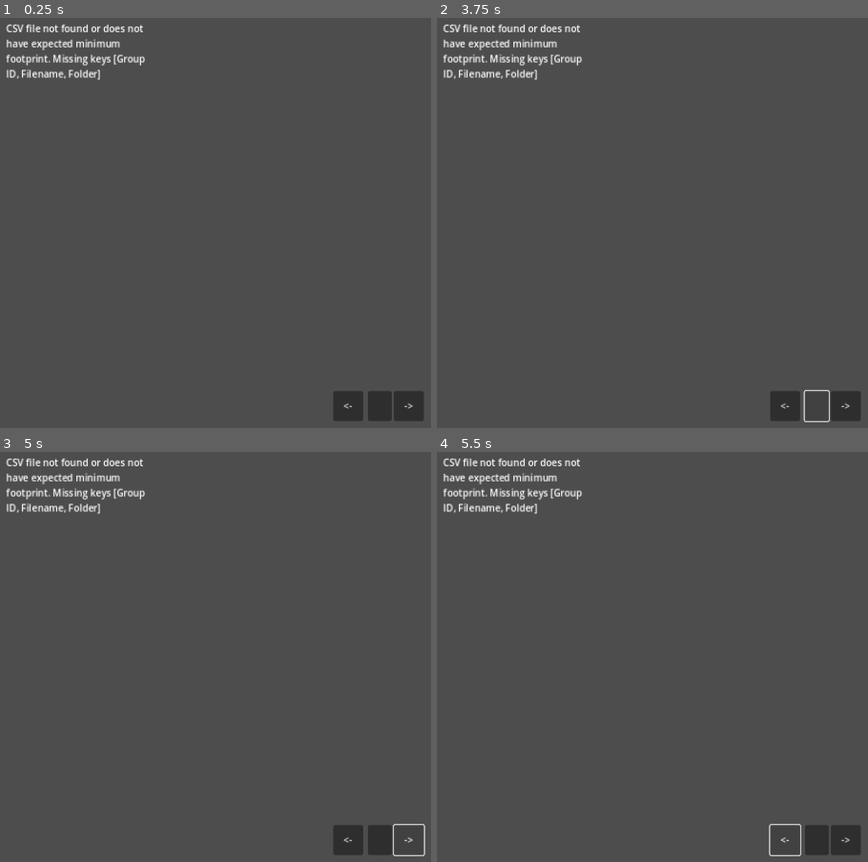
Above: before the commit, frames 1-4 (two rows, left to right).
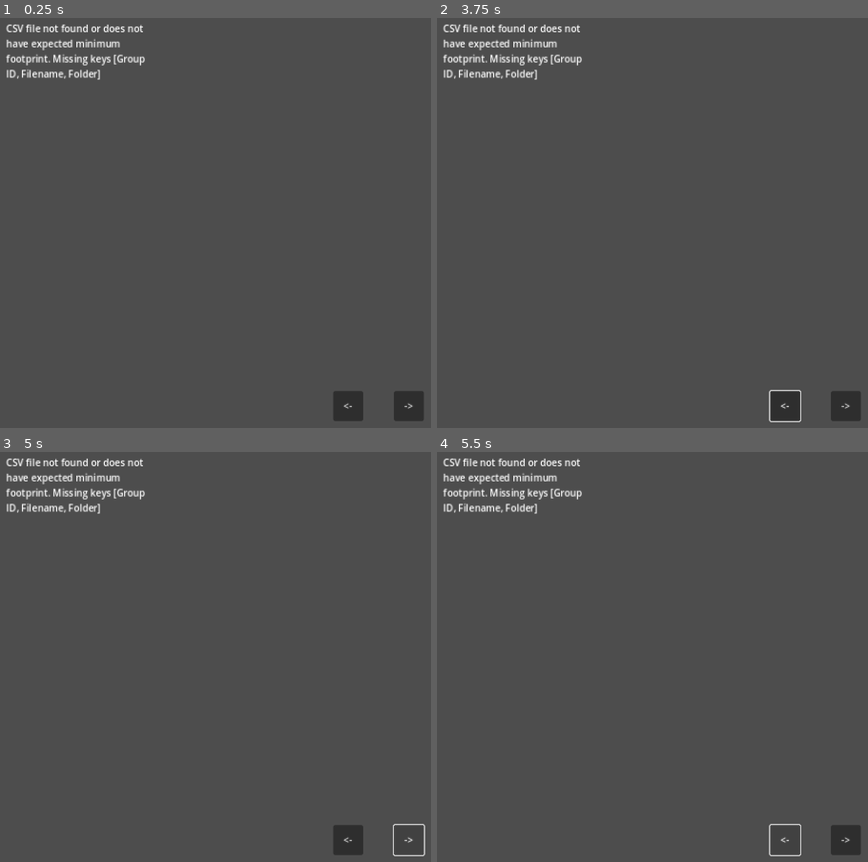
Above: after the commit, the same moments.

Repository: anthonyj-codestuff/dupeguru-csv-handler
Game: Godot game, scene res://main.tscn
Two runs of this game, one before a commit and one after it. Both use one fixed random seed, a clock stepped at 60 frames per second and the inputs below. The engine's default icon, where the game draws it, is replaced by a stand-in: a white triangle on a blue panel in a dark square.
Inputs (mouse positions are in pixels of both pictures, inside the frame that each line leads up to):
- Up to frame 1 (0.25 s): no input
- Up to frame 2 (3.75 s): click (816, 407) at 0.52 s; click "<-" at 1.25 s; click "->" at 2 s; click "<-" at 2.75 s; click (816, 407) at 3.52 s
- Up to frame 3 (5 s): click "->" at 4.25 s
- Up to frame 4 (5.5 s): click "<-" at 5 s

The runs differ from the first frame. In frame 1, 0.4% of the frame differs, in the area x 85-91%, y 91-99%; in frame 2, 0.2%; in frame 3, 0.4%; in frame 4, 0.4%.

Commit message:
basic python capabilities

Diff:
--- a/project/RunPython.gd
+++ b/project/RunPython.gd
@@ -1,20 +1,34 @@
-extends Button
+extends Node
+const MODULE_NAME = "PythonManager"
+var logger = LogWriter.new()
+
+const pyScript = "./assets/GetFileProperties.py"
+var pythonEnabled = false
+var command
 
 func _ready():
-	pass
+	logger.info("Checking system for Python installation...", MODULE_NAME)
+	var version = OS.execute("python", ["--version"], [])
+	var version3 = OS.execute("python3", ["--version"], [])
+	if version3 == 0:
+		logger.info("Python3 detected. Enabling extended functionality", MODULE_NAME)
+		pythonEnabled = true
+		command = "python3"
+	elif version == 0:
+		logger.info("Python detected. Enabling extended functionality", MODULE_NAME)
+		pythonEnabled = true
+		command = "python"
+	else:
+		logger.info("Python not detected. Extended functionality not enabled", MODULE_NAME)
 
 
-func _on_pressed():
-	var filename = "../external_assets/0.jpeg"
-	var command = "python3"
-	var pystdout = []
-#	var args = ["./assets/GetFileProperties.py", filename]
-	var args = ["./assets/echo.py", filename]
-	var result = OS.execute(command, args, pystdout)
 
-	if result == 0:
-		for i in pystdout:
-			print("pyout  "+ str(pystdout))
+func getFileProperties(filename)->Dictionary:
+	if pythonEnabled:
+		var pystdout = []
+		var args = [pyScript, filename]
+		var result = OS.execute(command, args, pystdout)
 
-	print("result "+ str(result))
-	pass
+		if result == 0:
+			return JSON.parse_string(pystdout[0])
+	return {}
--- a/project/main.tscn
+++ b/project/main.tscn
@@ -39,19 +39,16 @@
 layout_mode = 2
 size_flags_horizontal = 3
 
-[node name="Button" type="Button" parent="HBoxContainer"]
-custom_minimum_size = Vector2(40, 2.08165e-12)
-layout_mode = 2
-script = ExtResource("2_tx3nj")
-
 [node name="Right" type="Button" parent="HBoxContainer"]
 custom_minimum_size = Vector2(50, 50)
 layout_mode = 2
 text = "->"
 
-[node name="Node" type="Node" parent="."]
+[node name="WindowSizeManager" type="Node" parent="."]
 script = ExtResource("1_ahrg1")
 
+[node name="PythonManager" type="Node" parent="."]
+script = ExtResource("2_tx3nj")
+
 [connection signal="pressed" from="HBoxContainer/Left" to="MarginContainer/ImageLoader" method="_on_left_pressed"]
-[connection signal="pressed" from="HBoxContainer/Button" to="HBoxContainer/Button" method="_on_pressed"]
 [connection signal="pressed" from="HBoxContainer/Right" to="MarginContainer/ImageLoader" method="_on_right_pressed"]
Not shown, added: project/assets/GetFileProperties.py
